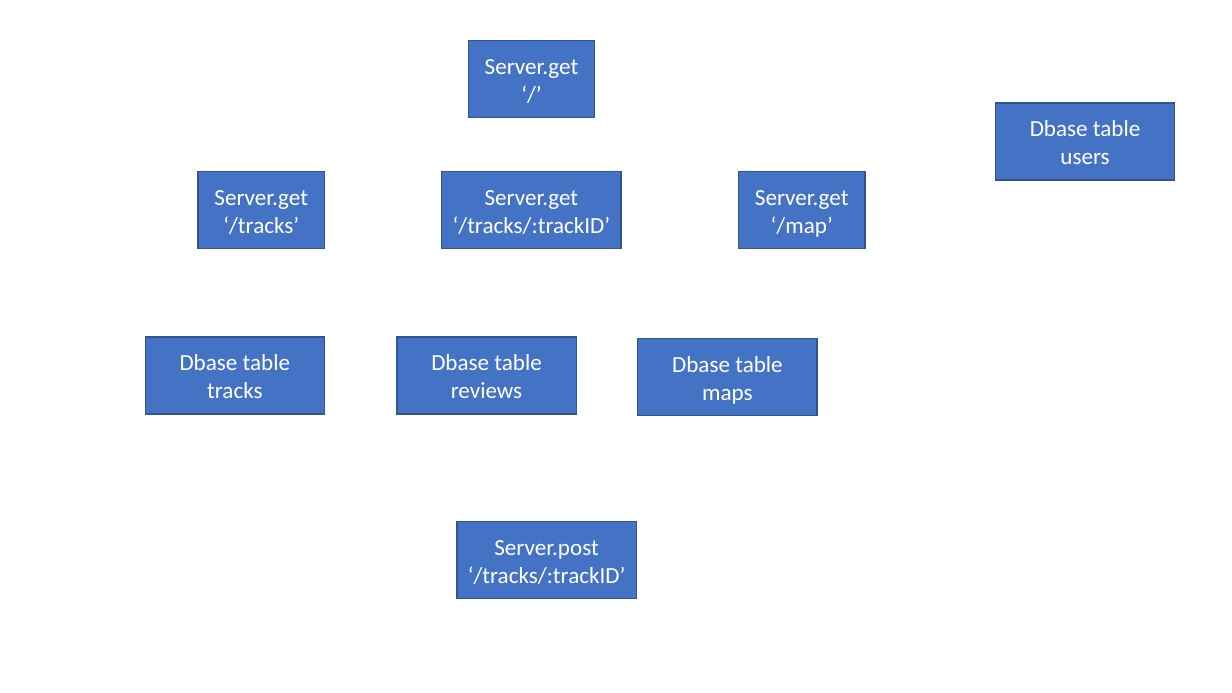
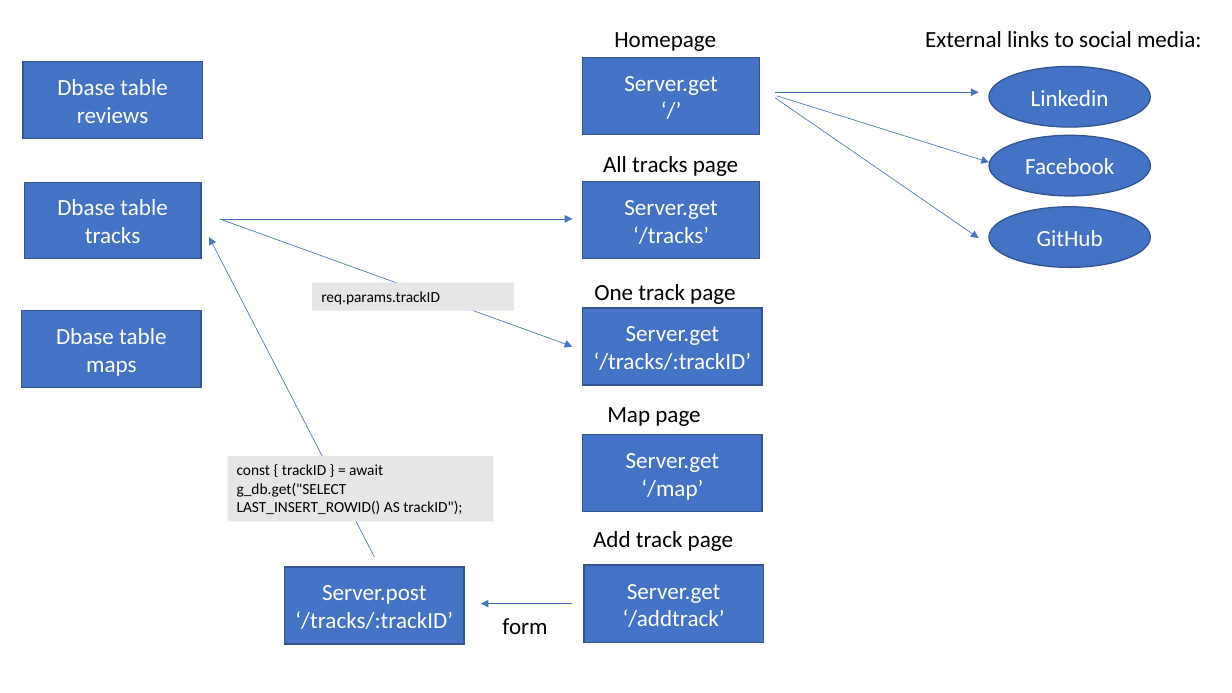
Before and after one commit to Laudylau/NYCDA_TrackApp, a slide deck: slide 1 of Overview_routes_dbase.pptx. Drawn at 1232x693 pixels with LibreOffice and Linux fonts; fonts in the diff are those of the drawing. Boxes give left, top, right and bottom in pixels: in the first picture for what was removed or moved away, otherwise in the second. Text is boxed around its words. In the diff, an @@ line names an element or a change of style, - is before the commit and + after.

```diff
--- a/Overview_routes_dbase.pptx
+++ b/Overview_routes_dbase.pptx
@@ rectangle "Server.get": place and size @@
-rectangle "Server.get" at box(469, 41, 595, 117)
+rectangle "Server.get" at box(583, 57, 760, 134)
@@ text added at box(614, 32, 716, 51), 18 pt, text #000000 @@
+Homepage
@@ text added at box(925, 31, 1202, 47), 18 pt, text #000000 @@
+External links to social media:
@@ rectangle "Dbase table reviews": place and size @@
-rectangle "Dbase table reviews" at box(397, 337, 577, 414)
+rectangle "Dbase table reviews" at box(23, 62, 202, 139)
@@ ellipse added at box(989, 67, 1151, 128), fill #4472C4, outline #325491 1 pt, 18 pt, text #FFFFFF @@
+Linkedin
@@ arrow added from (775, 92) to (979, 92), #4472C4 0.5 pt @@
@@ arrow added from (775, 98) to (979, 238), #4472C4 0.5 pt @@
@@ arrow added from (777, 96) to (989, 163), #4472C4 0.5 pt @@
@@ rectangle removed at box(995, 103, 1175, 179) @@
-Dbase table users
@@ ellipse added at box(989, 135, 1151, 196), fill #4472C4, outline #325491 1 pt, 18 pt, text #FFFFFF @@
+Facebook
@@ text added at box(603, 156, 738, 176), 18 pt, text #000000 @@
+All tracks page
@@ rectangle "Dbase table tracks": place and size @@
-rectangle "Dbase table tracks" at box(145, 337, 324, 414)
+rectangle "Dbase table tracks" at box(24, 183, 201, 259)
@@ rectangle "Server.get": place and size @@
-rectangle "Server.get" at box(198, 171, 324, 248)
+rectangle "Server.get" at box(583, 181, 760, 258)
@@ ellipse added at box(989, 207, 1151, 268), fill #4472C4, outline #325491 1 pt, 18 pt, text #FFFFFF @@
+GitHub
@@ arrow added from (374, 557) to (209, 238), #4472C4 0.5 pt @@
@@ arrow added from (220, 219) to (572, 219), #4472C4 0.5 pt @@
@@ arrow added from (220, 219) to (572, 347), #4472C4 0.5 pt @@
@@ rectangle added at box(312, 283, 515, 311), fill #E7E6E6, 12 pt, text #000000 @@
+req.params.trackID
@@ text added at box(594, 284, 735, 304), 18 pt, text #000000 @@
+One track page
@@ rectangle "Dbase table maps": place and size @@
-rectangle "Dbase table maps" at box(638, 338, 817, 415)
+rectangle "Dbase table maps" at box(22, 311, 201, 387)
@@ rectangle "Server.get": place and size @@
-rectangle "Server.get" at box(442, 171, 621, 248)
+rectangle "Server.get" at box(583, 308, 762, 384)
@@ text added at box(607, 407, 700, 426), 18 pt, text #000000 @@
+Map page
@@ rectangle "Server.get": place and size @@
-rectangle "Server.get" at box(738, 171, 865, 248)
+rectangle "Server.get" at box(583, 434, 762, 511)
@@ rectangle added at box(227, 457, 494, 522), fill #E7E6E6, 12 pt, text #000000 @@
+const { trackID } = await g_db.get("SELECT LAST_INSERT_ROWID() AS trackID");
@@ text added at box(593, 531, 733, 551), 18 pt, text #000000 @@
+Add track page
@@ rectangle "Server.post": place and size @@
-rectangle "Server.post" at box(457, 522, 637, 599)
+rectangle "Server.post" at box(285, 567, 464, 644)
@@ rectangle added at box(584, 566, 763, 642), fill #4472C4, outline #325491 1 pt, 18 pt, text #FFFFFF @@
+Server.get
+‘/addtrack’
@@ arrow added from (572, 604) to (481, 604), #4472C4 0.5 pt @@
@@ text added at box(502, 618, 547, 634), 18 pt, text #000000 @@
+form
```
Also in this commit, not shown: 15 other files.
